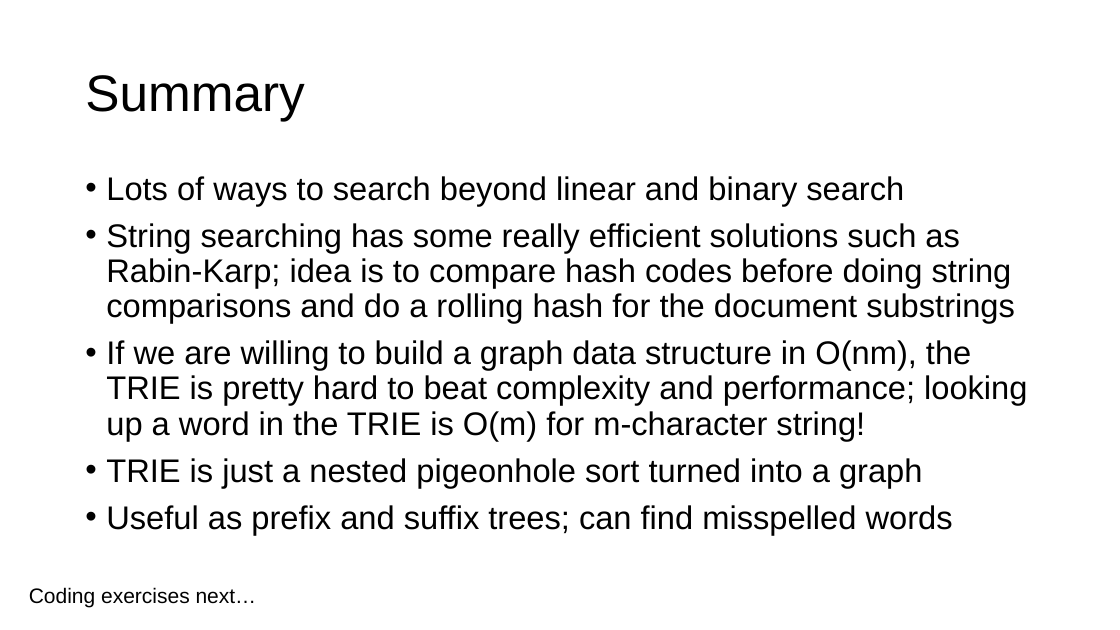
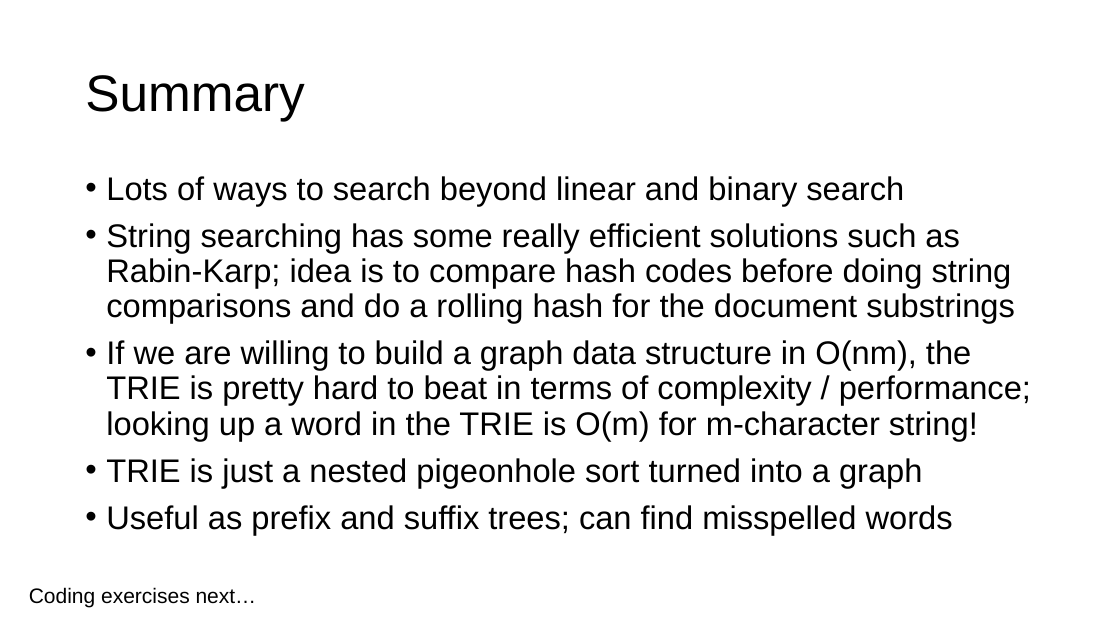
Before and after one commit to parrt/msds689, a slide deck: slide 21 of notes/searching.pptx. Drawn at 1120x630 pixels with LibreOffice and Linux fonts; fonts in the diff are those of the drawing; background and template pictures are left out. Boxes give left, top, right and bottom in pixels: in the first picture for what was removed or moved away, otherwise in the second. Text is boxed around its words. In the diff, an @@ line names an element or a change of style, - is before the commit and + after.

```diff
--- a/notes/searching.pptx
+++ b/notes/searching.pptx
@@ text at [106,340,1031,441]: text changed @@
-• If we are willing to build a graph data structure in O(nm), the TRIE is pretty hard to beat complexity and performance; looking up a word in the TRIE is O(m) for m-character string!
+• If we are willing to build a graph data structure in O(nm), the TRIE is pretty hard to beat in terms of complexity / performance; looking up a word in the TRIE is O(m) for m-character string!
```
Also in this commit, not shown: 7 other slides changed, 1 other file.
